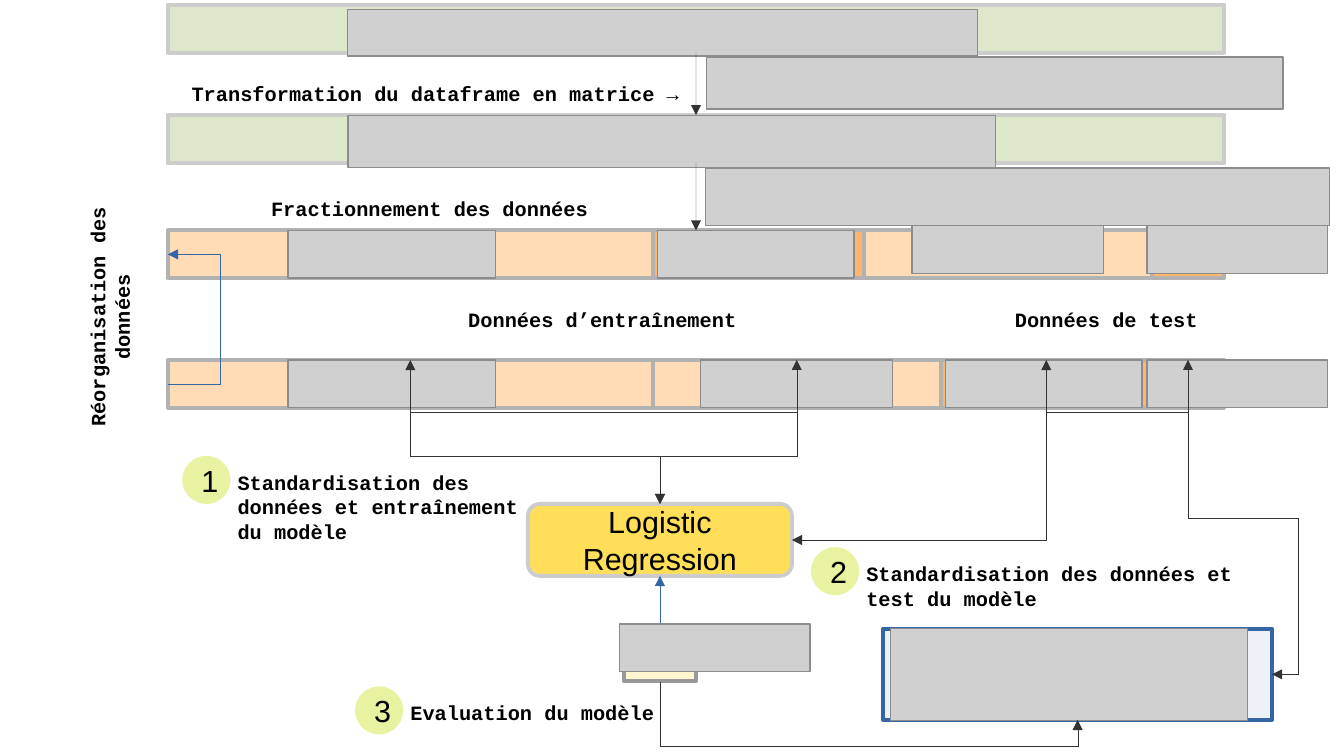
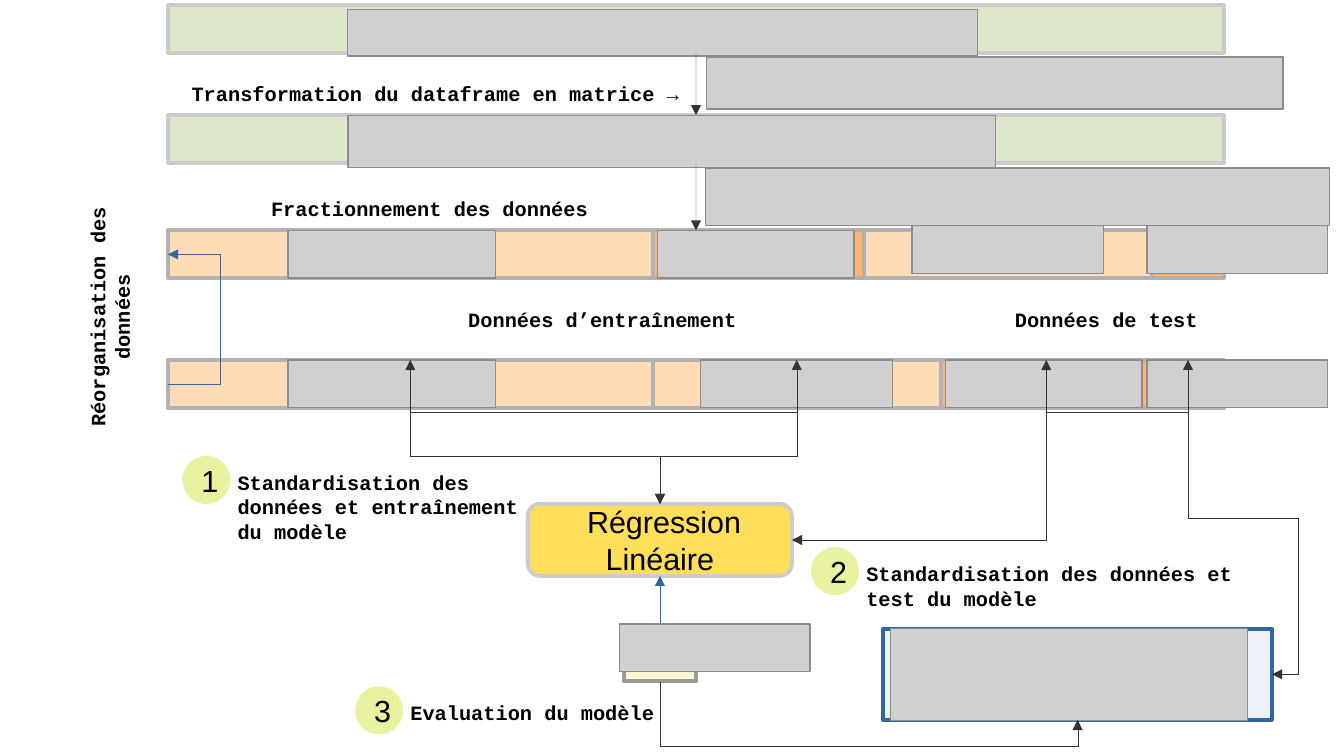
Before and after one commit to Zedfst/Linear_Regression, a slide deck: slide 1 of src/train_test_split.odp. Drawn at 1344x756 pixels with LibreOffice and Linux fonts; fonts in the diff are those of the drawing; grey boxes stand for pictures. Boxes give left, top, right and bottom in pixels: in the first picture for what was removed or moved away, otherwise in the second. Text is boxed around its words. In the diff, an @@ line names an element or a change of style, - is before the commit and + after.

```diff
--- a/src/train_test_split.odp
+++ b/src/train_test_split.odp
@@ text in rounded rectangle at (587, 510, 741, 576): text changed @@
-Logistic Regression
+Régression
+Linéaire
```
Also in this commit, not shown: 5 other files.
